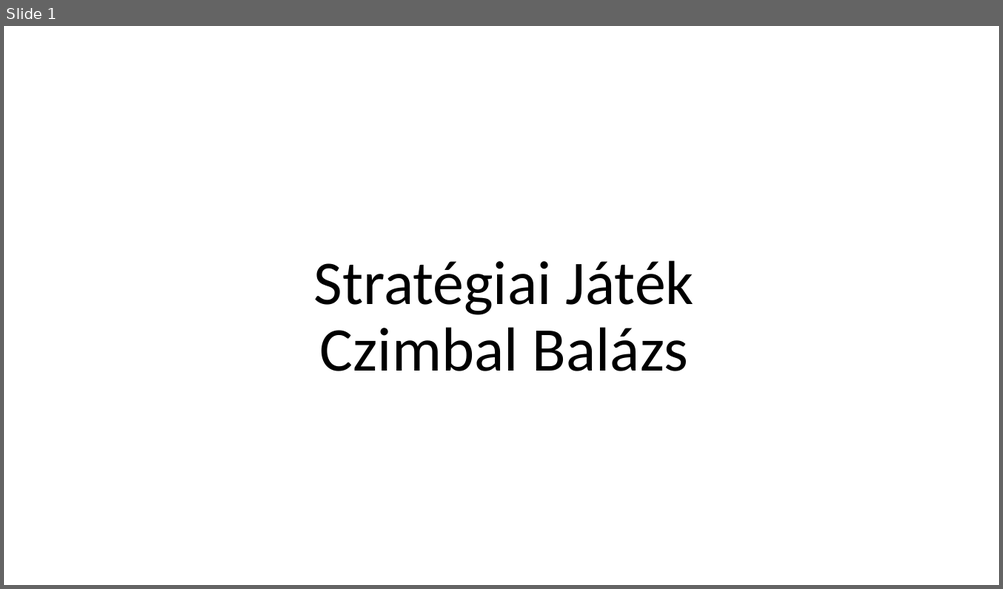
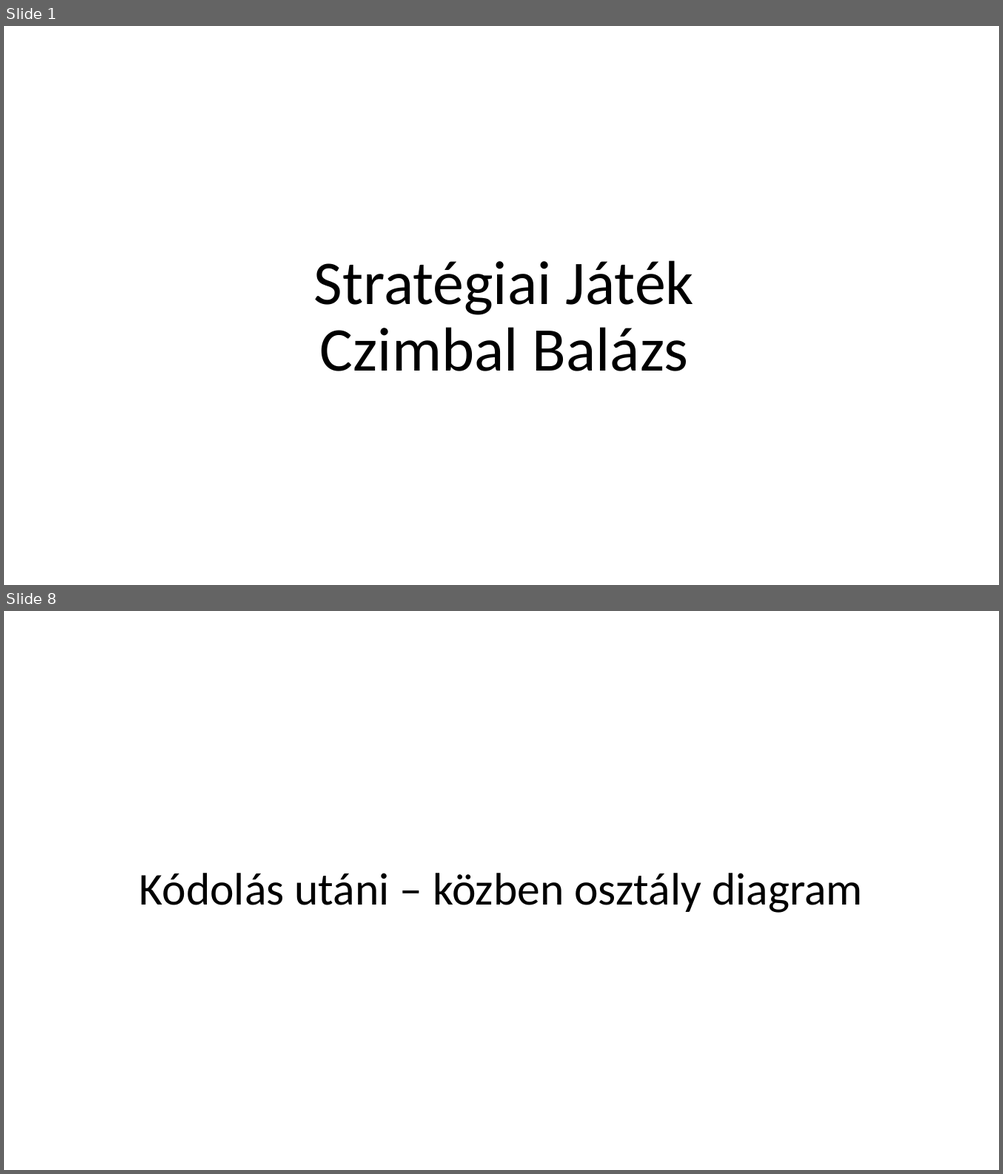
Before and after one commit to cimbi01/NagyBeadando, a slide deck: StatégiaiJáték.pptx. Shown one above the other, each under a label of ours: slide 1 before the commit, slides 1 and 8 after it; the slides between them are not shown. The pictures are 1003x589 and 1003x1174 pixels, drawn with LibreOffice and Linux fonts; fonts in the diff are those of the drawing; background and template pictures are left out. Boxes give left, top, right and bottom in pixels: in the first picture for what was removed or moved away, otherwise in the second. Text is boxed around its words. In the diff, an @@ line names an element or a change of style, - is before the commit and + after.

```diff
--- a/StatégiaiJáték.pptx
+++ b/StatégiaiJáték.pptx
@@ slide 8 added at [4, 611, 999, 1170], background picture (left out) @@
@@ title added at [139, 873, 862, 913], 44 pt, text #000000 @@
+Kódolás utáni – közben osztály diagram
```
Also in this commit, not shown: 9 other slides added.
